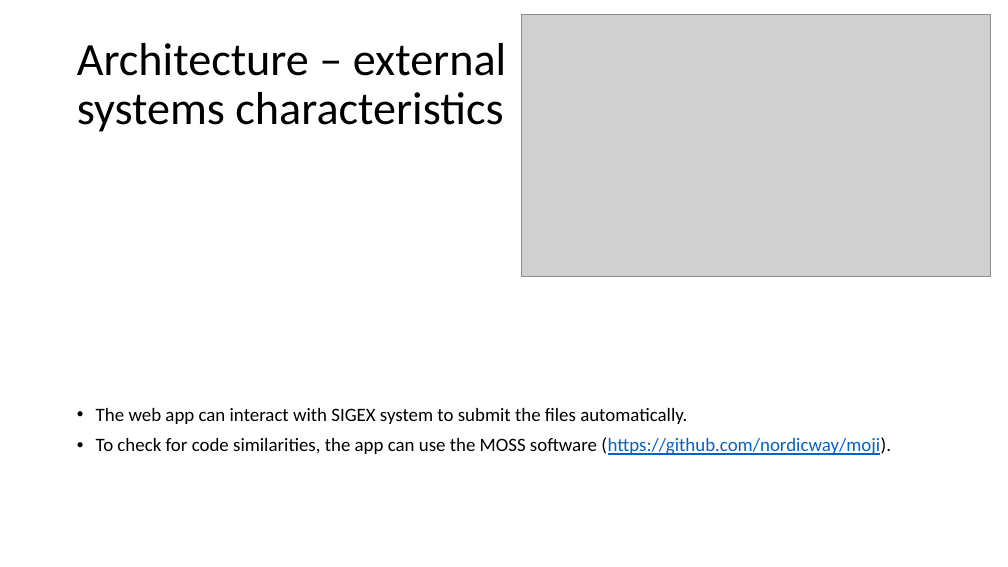
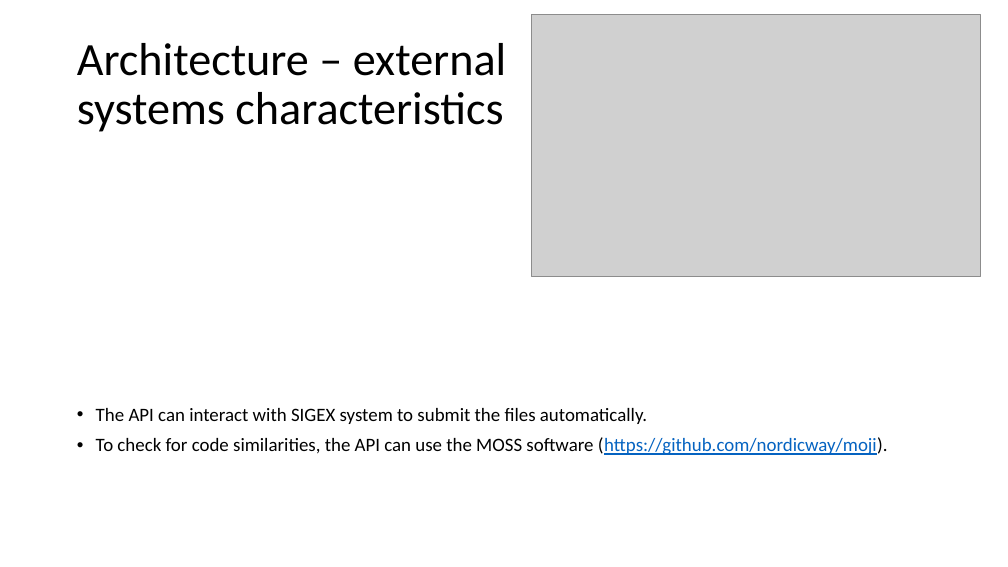
Before and after one commit to LESTeamC/assistant-code-evaluator, a slide deck: slide 5 of requirements/Architecture, Infrastructure.pptx. Drawn at 1008x567 pixels with LibreOffice and Linux fonts; fonts in the diff are those of the drawing; grey boxes stand for pictures. Boxes give left, top, right and bottom in pixels: in the first picture for what was removed or moved away, otherwise in the second. Text is boxed around its words. In the diff, an @@ line names an element or a change of style, - is before the commit and + after.

```diff
--- a/requirements/Architecture, Infrastructure.pptx
+++ b/requirements/Architecture, Infrastructure.pptx
@@ picture: place and size @@
-picture at <box>521,15,991,277</box>
+picture at <box>532,15,981,277</box>
@@ text at <box>96,408,888,455</box>: text changed @@
-• The web app can interact with SIGEX system to submit the files automatically.
-• To check for code similarities, the app can use the MOSS software (https://github.com/nordicway/moji).
+• The API can interact with SIGEX system to submit the files automatically.
+• To check for code similarities, the API can use the MOSS software (https://github.com/nordicway/moji).
```
Also in this commit, not shown: 3 other slides changed.
